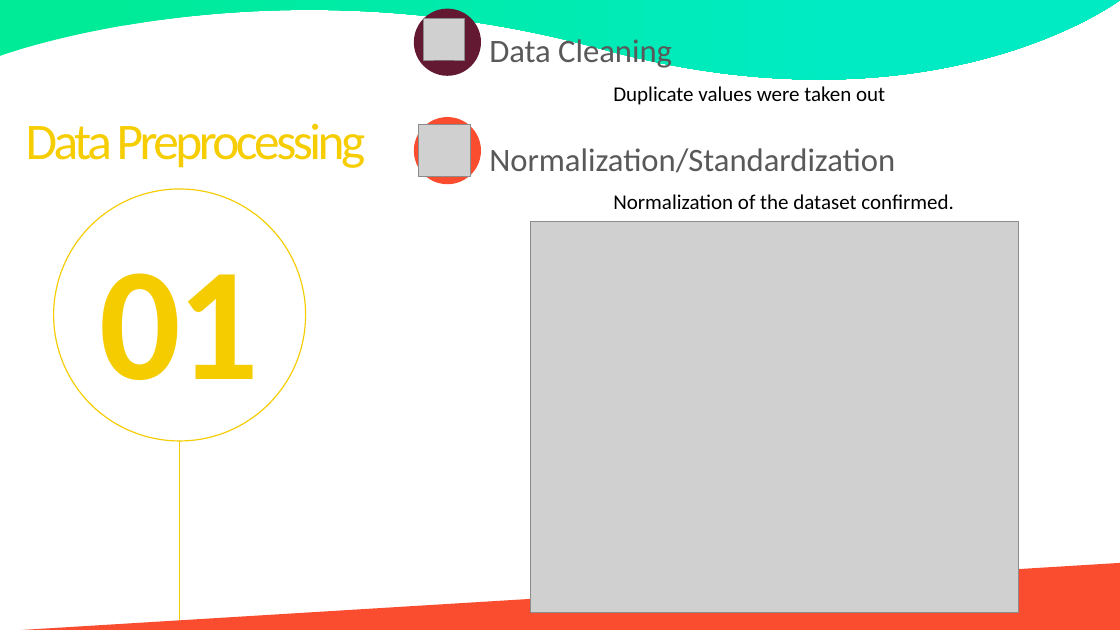
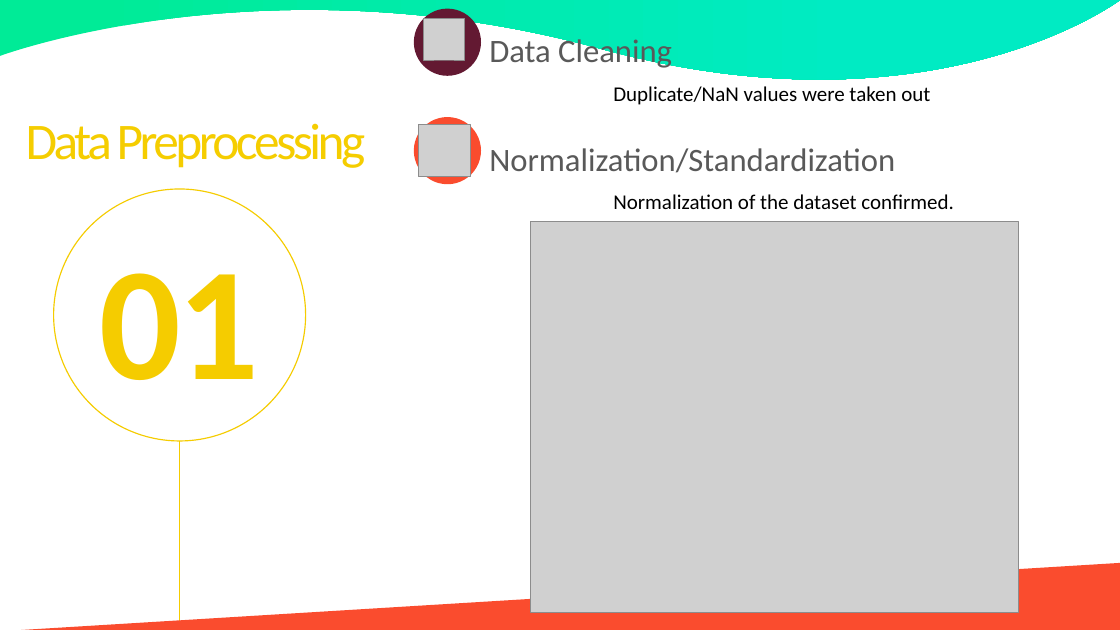
Before and after one commit to fbrowther/Detecting-Fraudulent-Credit-Card-Transactions-Using-Machine-Learning, a slide deck: slide 4 of CreditCardTransactions-Project4Group4.pptx. Drawn at 1120x630 pixels with LibreOffice and Linux fonts; fonts in the diff are those of the drawing; grey boxes stand for pictures. Boxes give left, top, right and bottom in pixels: in the first picture for what was removed or moved away, otherwise in the second. Text is boxed around its words. In the diff, an @@ line names an element or a change of style, - is before the commit and + after.

```diff
--- a/CreditCardTransactions-Project4Group4.pptx
+++ b/CreditCardTransactions-Project4Group4.pptx
@@ text at box(613, 86, 930, 105): text changed @@
-Duplicate values were taken out
+Duplicate/NaN values were taken out
```
Also in this commit, not shown: 4 other slides changed, 1 slide added, 8 slides removed, 2 other files.
